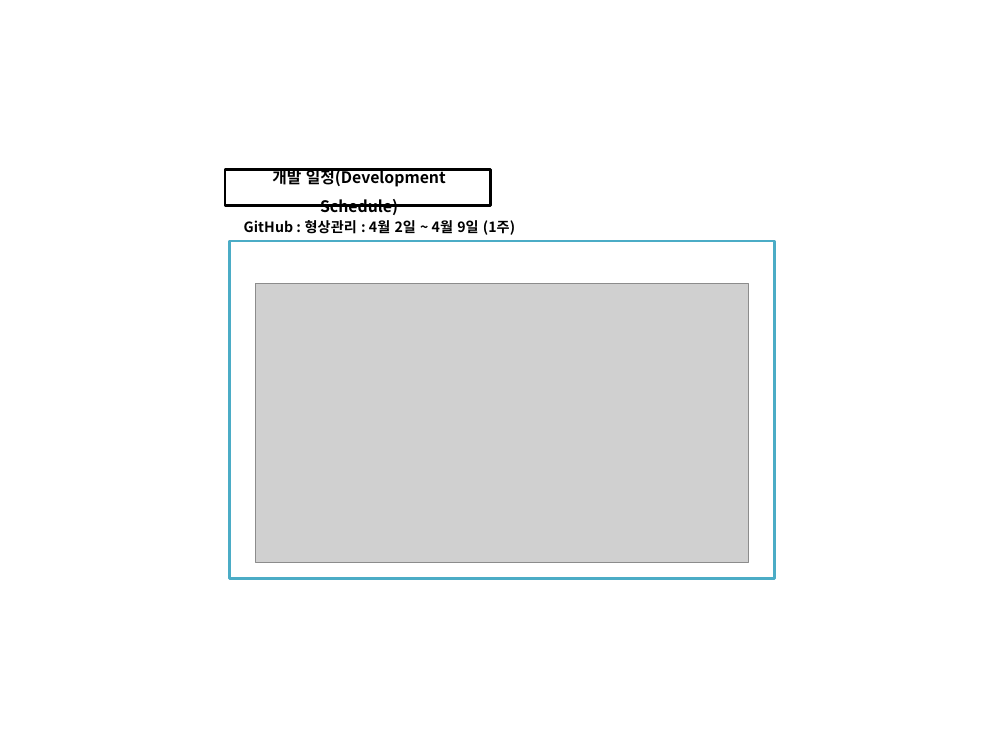
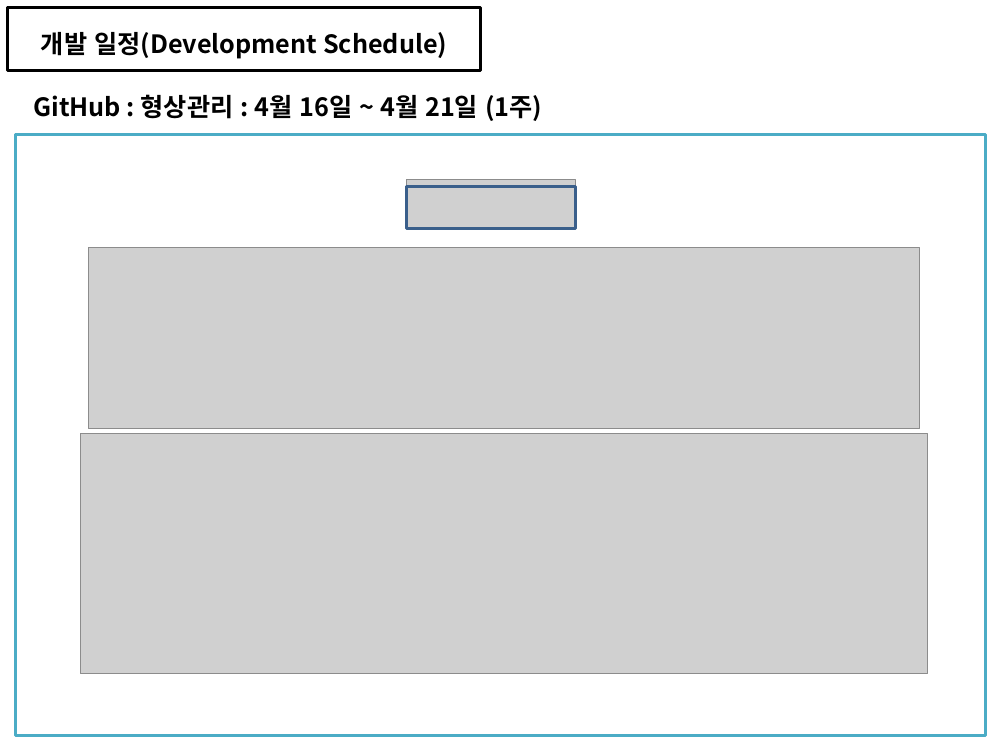
Before and after one commit to soh0256/4team, a slide deck: slide 10 of 개발 4팀 2차 미니 프로젝트/6) KOSMO_77기_개발 4팀_일정관리_형상관리_활용_종합보고서.pptx (slide 8 before the commit). Drawn at 1008x756 pixels with LibreOffice and Linux fonts; fonts in the diff are those of the drawing; grey boxes stand for pictures. Boxes give left, top, right and bottom in pixels: in the first picture for what was removed or moved away, otherwise in the second. Text is boxed around its words. In the diff, an @@ line names an element or a change of style, - is before the commit and + after.

```diff
--- a/개발 4팀 2차 미니 프로젝트/6) KOSMO_77기_개발 4팀_일정관리_형상관리_활용_종합보고서.pptx
+++ b/개발 4팀 2차 미니 프로젝트/6) KOSMO_77기_개발 4팀_일정관리_형상관리_활용_종합보고서.pptx
@@ text "개발 일정(Development Schedule)": place and size @@
-text "개발 일정(Development Schedule)" at (272, 167, 446, 215)
+text "개발 일정(Development Schedule)" at (41, 32, 447, 59)
@@ text "개발 일정(Development Schedule)" at (41, 32, 447, 59): size 11.2 to 18 pt; vertical alignment middle to top @@
@@ rectangle added at (8, 8, 481, 72), outline #000000 2 pt @@
@@ text at (33, 94, 542, 121): text changed; size 10.1 to 18 pt @@
-GitHub : 형상관리 : 4월 2일 ~ 4월 9일 (1주)
+GitHub : 형상관리 : 4월 16일 ~ 4월 21일 (1주)
@@ rectangle: place and size @@
-rectangle at (230, 241, 775, 579)
+rectangle at (16, 135, 986, 736)
@@ rectangle removed at (225, 169, 491, 205) @@
@@ picture added at (406, 179, 576, 228) @@
@@ rectangle added at (406, 186, 576, 229), outline #3A5F8C 2 pt @@
@@ picture added at (89, 248, 920, 429) @@
@@ picture removed at (256, 283, 748, 562) @@
@@ picture added at (81, 433, 927, 674) @@
```
Also in this commit, not shown: 13 other slides changed, 22 slides added.
